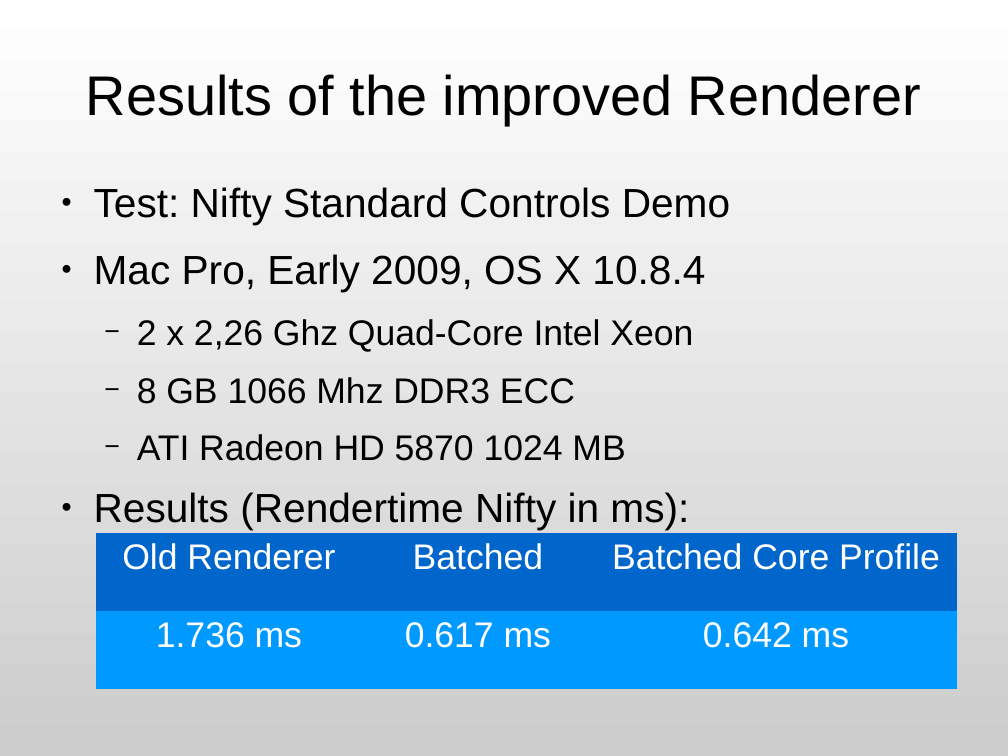
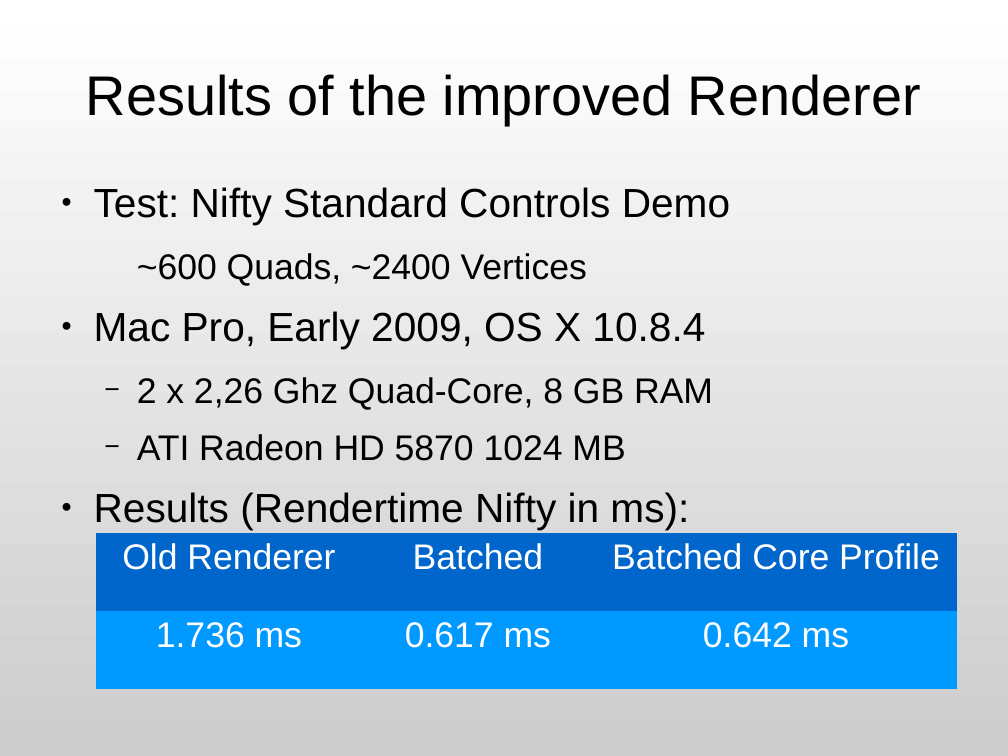
Before and after one commit to JogAmp/jogamp.org, a slide deck: slide 54 of doc/siggraph2013/bof/jens/jogl-bof-2013-nifty-gui.odp. Drawn at 1008x756 pixels with LibreOffice and Linux fonts; fonts in the diff are those of the drawing. Boxes give left, top, right and bottom in pixels: in the first picture for what was removed or moved away, otherwise in the second. Text is boxed around its words. In the diff, an @@ line names an element or a change of style, - is before the commit and + after.

```diff
--- a/doc/siggraph2013/bof/jens/jogl-bof-2013-nifty-gui.odp
+++ b/doc/siggraph2013/bof/jens/jogl-bof-2013-nifty-gui.odp
@@ text at (x1=137, y1=253, x2=587, y2=286): paragraph added @@
+  ~600 Quads, ~2400 Vertices
@@ text at (x1=137, y1=377, x2=713, y2=410): text changed @@
-  − 2 x 2,26 Ghz Quad-Core Intel Xeon
-  − 8 GB 1066 Mhz DDR3 ECC
+  − 2 x 2,26 Ghz Quad-Core, 8 GB RAM
```
Also in this commit, not shown: 6 slides added, 2 other files.
